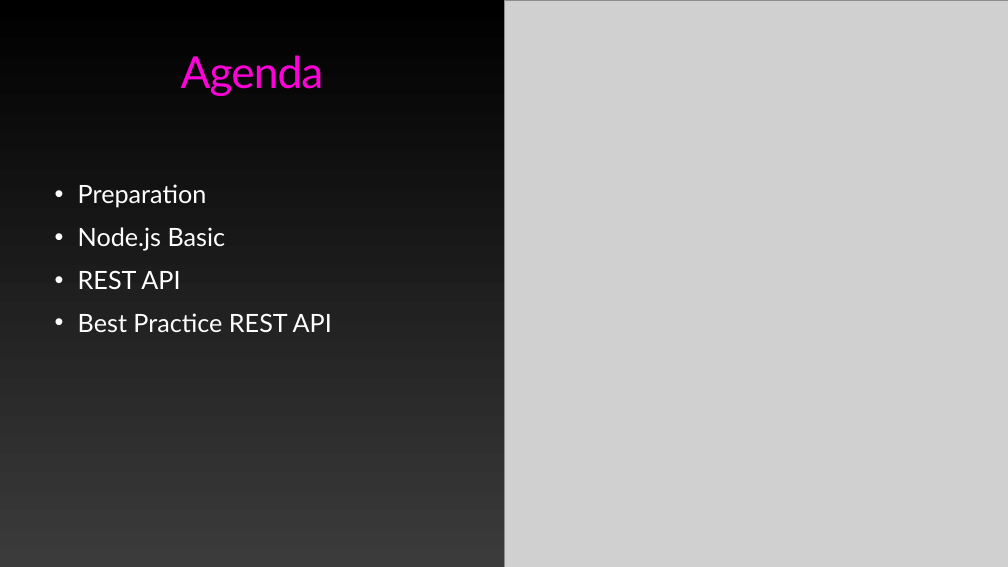
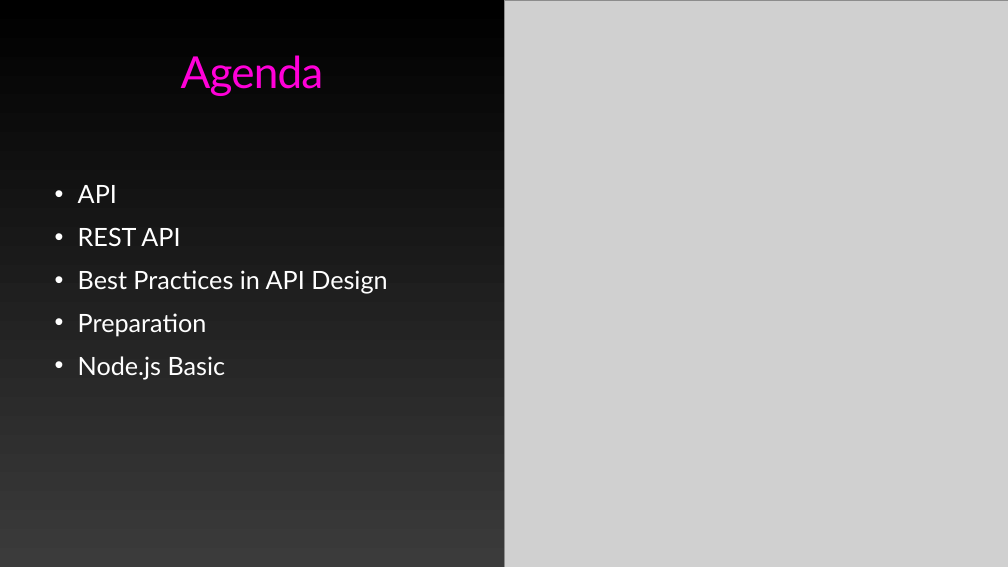
Before and after one commit to toeipaitoon/rest-api-node-js, a slide deck: slide 2 of docs/REST API with NODE.pptx. Drawn at 1008x567 pixels with LibreOffice and Linux fonts; fonts in the diff are those of the drawing; grey boxes stand for pictures. Boxes give left, top, right and bottom in pixels: in the first picture for what was removed or moved away, otherwise in the second. Text is boxed around its words. In the diff, an @@ line names an element or a change of style, - is before the commit and + after.

Commit message:
docs(rest-api-node-js): Modify Slide REST API with NODE.pptx
Add content for train REST API

```diff
--- a/docs/REST API with NODE.pptx
+++ b/docs/REST API with NODE.pptx
@@ text at bbox=[78, 185, 387, 294]: paragraphs added @@
+• API
+• REST API
+• Best Practices in API Design
@@ text at bbox=[78, 270, 332, 332]: paragraphs removed @@
-• REST API
-• Best Practice REST API
```
Also in this commit, not shown: 1 other slide changed, 2 slides added.
